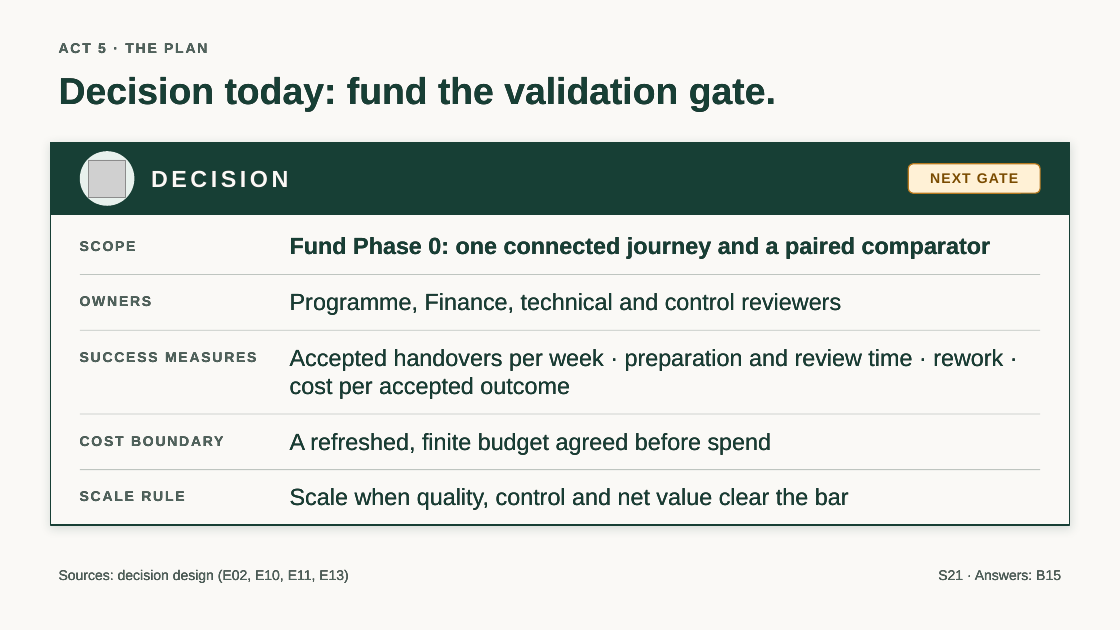
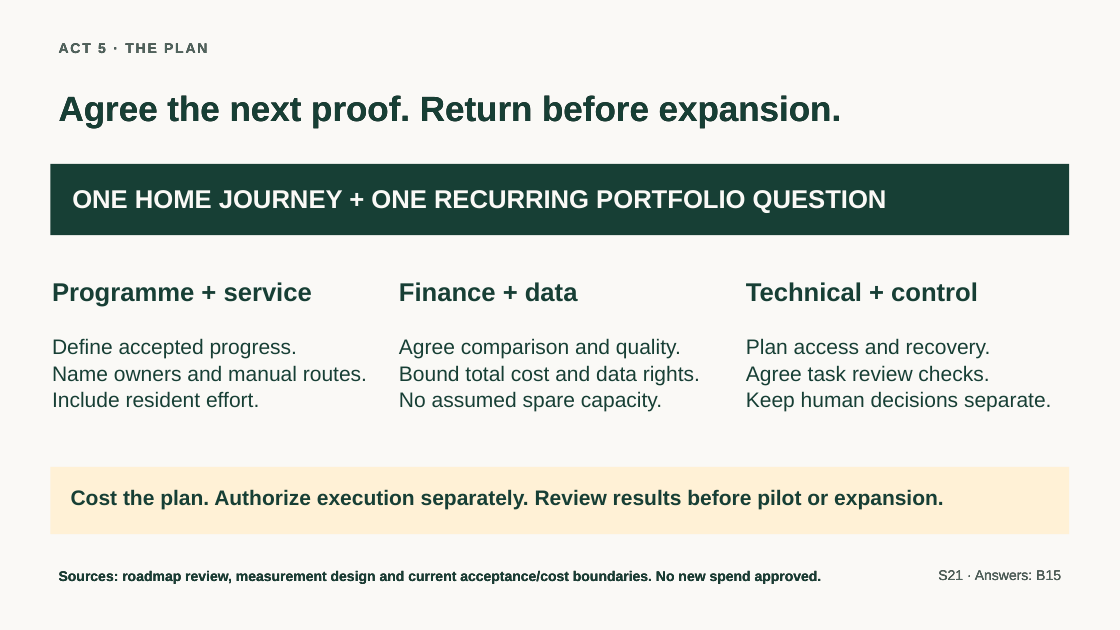
Before and after one commit to jmservera/ama, a slide deck: slide 24 of docs/capstone/deck/zava-forward-cowork-v2-draft.pptx. Drawn at 1120x630 pixels with LibreOffice and Linux fonts; fonts in the diff are those of the drawing; grey boxes stand for pictures. Boxes give left, top, right and bottom in pixels: in the first picture for what was removed or moved away, otherwise in the second. Text is boxed around its words. In the diff, an @@ line names an element or a change of style, - is before the commit and + after.

```diff
--- a/docs/capstone/deck/zava-forward-cowork-v2-draft.pptx
+++ b/docs/capstone/deck/zava-forward-cowork-v2-draft.pptx
@@ text at [59, 95, 842, 128]: text changed; size 32 to 30 pt @@
-Decision today: fund the validation gate.
+Agree the next proof. Return before expansion.
@@ rectangle removed at [50, 143, 1070, 525] @@
@@ rectangle: place and size @@
-rectangle at [50, 143, 1070, 214]
+rectangle at [50, 164, 1070, 235]
@@ rectangle at [50, 164, 1070, 235]: outline #173F35 1.5 pt to none @@
@@ ellipse removed at [80, 151, 134, 206] @@
@@ picture removed at [88, 160, 125, 197] @@
@@ text removed at [151, 170, 288, 188] @@
-DECISION
@@ rounded rectangle removed at [908, 164, 1040, 193] @@
-NEXT GATE
@@ text added at [72, 190, 887, 213], 22 pt, text #FAF9F6, bold @@
+ONE HOME JOURNEY + ONE RECURRING PORTFOLIO QUESTION
@@ text removed at [290, 237, 990, 259] @@
-Fund Phase 0: one connected journey and a paired comparator
@@ text removed at [80, 241, 136, 252] @@
-SCOPE
@@ text added at [52, 282, 312, 307], 22 pt, text #173F35, bold @@
+Programme + service
@@ rectangle removed at [80, 274, 1040, 275] @@
@@ text removed at [80, 296, 152, 307] @@
-OWNERS
@@ text added at [399, 282, 578, 302], 22 pt, text #173F35, bold @@
+Finance + data
@@ text "Technical + control" at [746, 282, 978, 302]: vertical alignment middle to top @@
@@ text at [746, 282, 978, 302]: text changed; size 20 to 22 pt; bold on @@
-Programme, Finance, technical and control reviewers
+Technical + control
@@ text added at [52, 338, 367, 408], 18 pt, text #173F35 @@
+Define accepted progress.
+Name owners and manual routes.
+Include resident effort.
@@ rectangle removed at [80, 330, 1040, 331] @@
@@ text removed at [80, 352, 256, 363] @@
-SUCCESS MEASURES
@@ text removed at [290, 349, 1003, 399] @@
-Accepted handovers per week · preparation and review time · rework · cost per accepted outcome
@@ text added at [399, 338, 700, 412], 18 pt, text #173F35 @@
+Agree comparison and quality.
+Bound total cost and data rights.
+No assumed spare capacity.
@@ text added at [746, 338, 1051, 412], 18 pt, text #173F35 @@
+Plan access and recovery.
+Agree task review checks.
+Keep human decisions separate.
@@ rectangle removed at [80, 413, 1040, 414] @@
@@ text removed at [71, 421, 281, 462] @@
-COST BOUNDARY
@@ text removed at [290, 433, 772, 455] @@
-A refreshed, finite budget agreed before spend
@@ rectangle: place and size @@
-rectangle at [80, 470, 1040, 471]
+rectangle at [50, 467, 1070, 534]
@@ rectangle at [50, 467, 1070, 534]: fill #50655E at 35% opacity to #FFF1D6 @@
@@ text added at [71, 489, 944, 509], 18 pt, text #173F35, bold @@
+Cost the plan. Authorize execution separately. Review results before pilot or expansion.
@@ text removed at [80, 491, 184, 502] @@
-SCALE RULE
@@ text removed at [290, 488, 849, 510] @@
-Scale when quality, control and net value clear the bar
@@ text at [59, 570, 822, 584]: text changed; text colour #50655E to #173F35; bold on @@
-Sources: decision design (E02, E10, E11, E13)
+Sources: roadmap review, measurement design and current acceptance/cost boundaries. No new spend approved.
```
Also in this commit, not shown: 4 other slides changed, 3 slides added, 3 slides removed, 20 other files.
